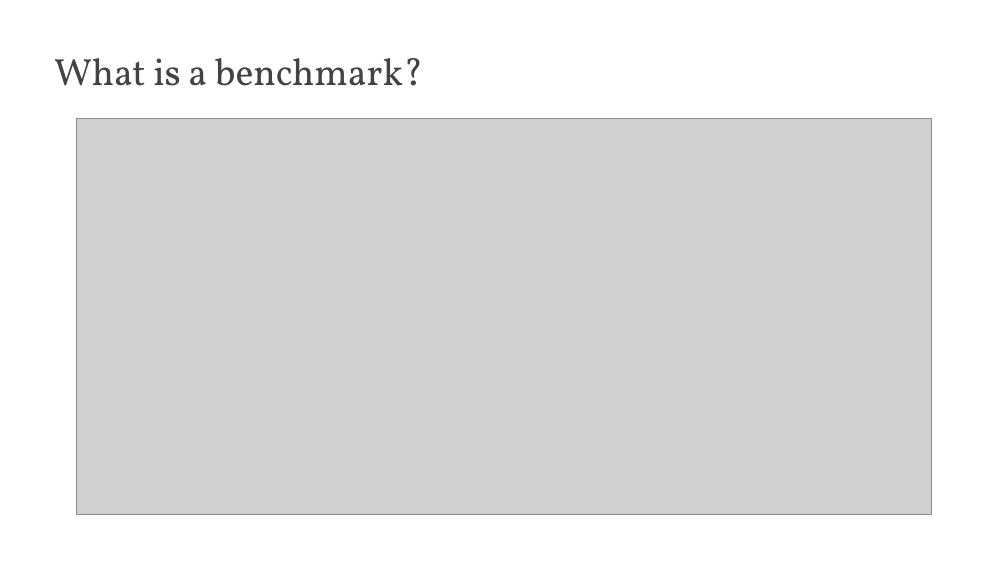
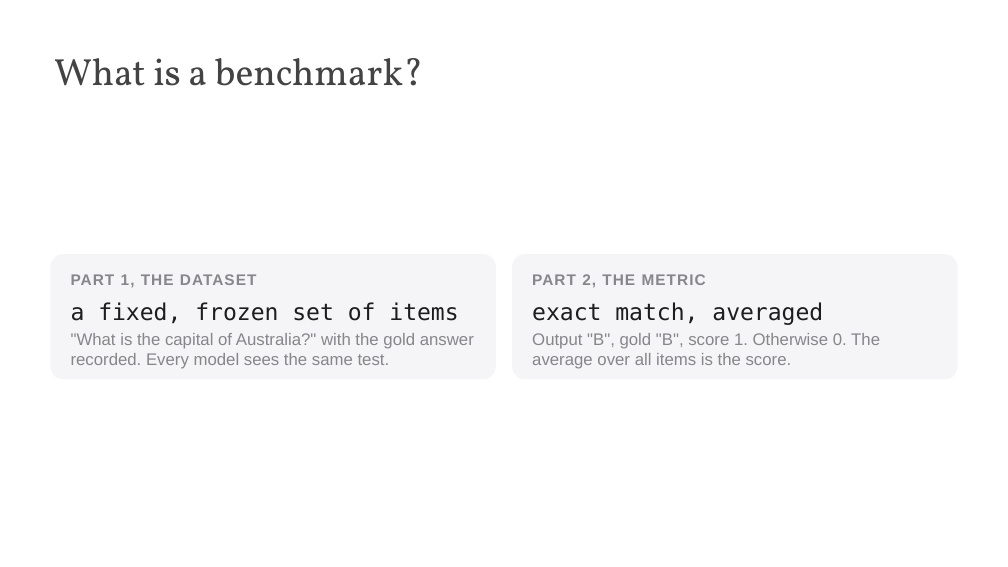
Before and after one commit to edavalosanaya/CSCI3495_NLP_LLMs_Student, a slide deck: slide 4 of weeks/week-11/class-02/lecture/slides.pptx. Drawn at 1008x567 pixels with LibreOffice and Linux fonts; fonts in the diff are those of the drawing; grey boxes stand for pictures; background and template pictures are left out. Boxes give left, top, right and bottom in pixels: in the first picture for what was removed or moved away, otherwise in the second. Text is boxed around its words. In the diff, an @@ line names an element or a change of style, - is before the commit and + after.

```diff
--- a/weeks/week-11/class-02/lecture/slides.pptx
+++ b/weeks/week-11/class-02/lecture/slides.pptx
@@ picture removed at box(77, 119, 931, 514) @@
@@ rounded rectangle added at box(50, 254, 496, 379), fill #F5F5F7 @@
@@ rounded rectangle added at box(512, 254, 958, 379), fill #F5F5F7 @@
@@ text added at box(71, 274, 474, 369), 12 pt, text #86868B @@
+PART 1, THE DATASET
+a fixed, frozen set of items
+"What is the capital of Australia?" with the gold answer recorded. Every model sees the same test.
@@ text added at box(532, 274, 880, 369), 12 pt, text #86868B @@
+PART 2, THE METRIC
+exact match, averaged
+Output "B", gold "B", score 1. Otherwise 0. The average over all items is the score.
```
Also in this commit, not shown: 15 other slides changed, 19 other files.
